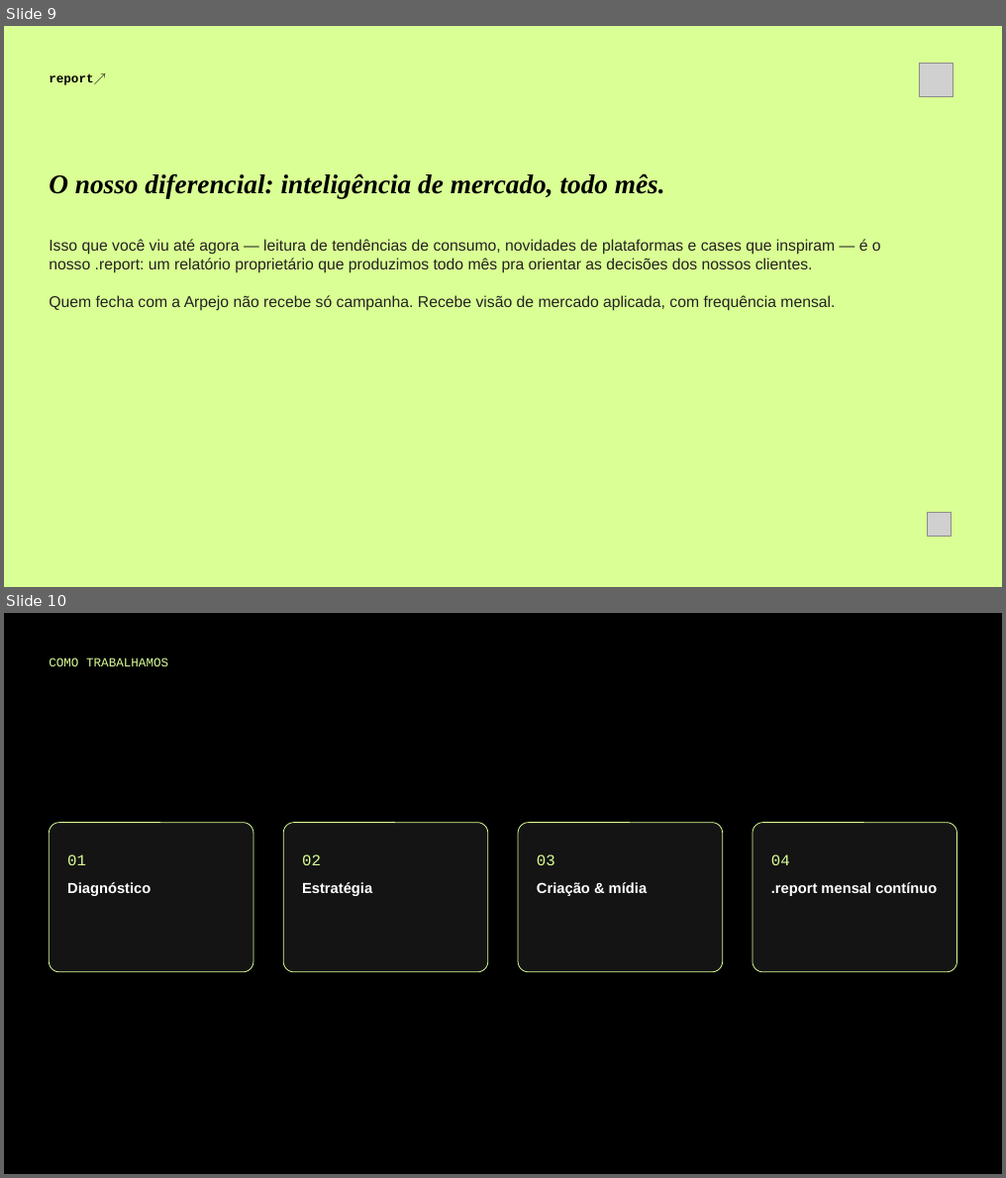
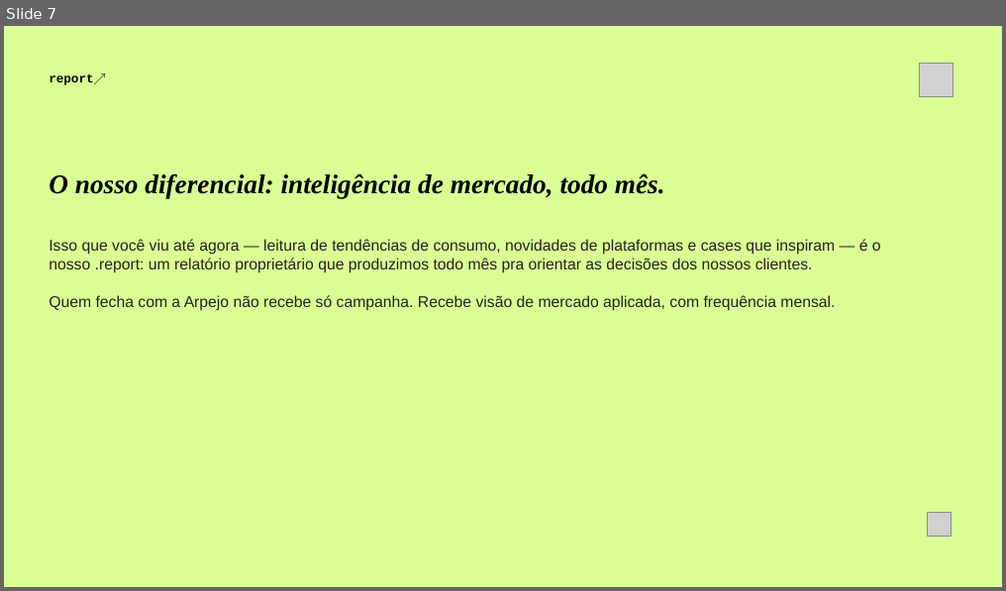
Before and after one commit to BiancaSchwanke/data-manipulation-exercises, a slide deck: entregas-agosto26/apresentacao-prospeccao-agosto26.pptx. Shown one above the other, each under a label of ours: slides 9 and 10 before the commit, slide 7 after it. The pictures are 1006x1178 and 1006x591 pixels, drawn with LibreOffice and Linux fonts; fonts in the diff are those of the drawing; grey boxes stand for pictures. Boxes give left, top, right and bottom in pixels: in the first picture for what was removed or moved away, otherwise in the second. Text is boxed around its words. In the diff, an @@ line names an element or a change of style, - is before the commit and + after.

```diff
--- a/entregas-agosto26/apresentacao-prospeccao-agosto26.pptx
+++ b/entregas-agosto26/apresentacao-prospeccao-agosto26.pptx
@@ slide 10 removed at box(4, 613, 1002, 1174), background #000000 @@
@@ text removed at box(49, 658, 168, 666) @@
-COMO TRABALHAMOS
@@ rounded rectangle removed at box(49, 823, 253, 972) @@
@@ rounded rectangle removed at box(283, 823, 487, 972) @@
@@ rounded rectangle removed at box(519, 823, 723, 972) @@
@@ rounded rectangle removed at box(752, 823, 957, 972) @@
@@ text removed at box(67, 855, 86, 865) @@
-01
@@ text removed at box(302, 855, 321, 865) @@
-02
@@ text removed at box(537, 855, 555, 865) @@
-03
@@ text removed at box(771, 855, 790, 865) @@
-04
@@ text removed at box(67, 882, 151, 896) @@
-Diagnóstico
@@ text removed at box(302, 882, 372, 896) @@
-Estratégia
@@ text removed at box(537, 882, 647, 896) @@
-Criação & mídia
@@ text removed at box(771, 882, 937, 896) @@
-.report mensal contínuo
@@ what was slide 9 is now slide 7 @@
```
Also in this commit, not shown: 2 other slides removed, 1 other file.
